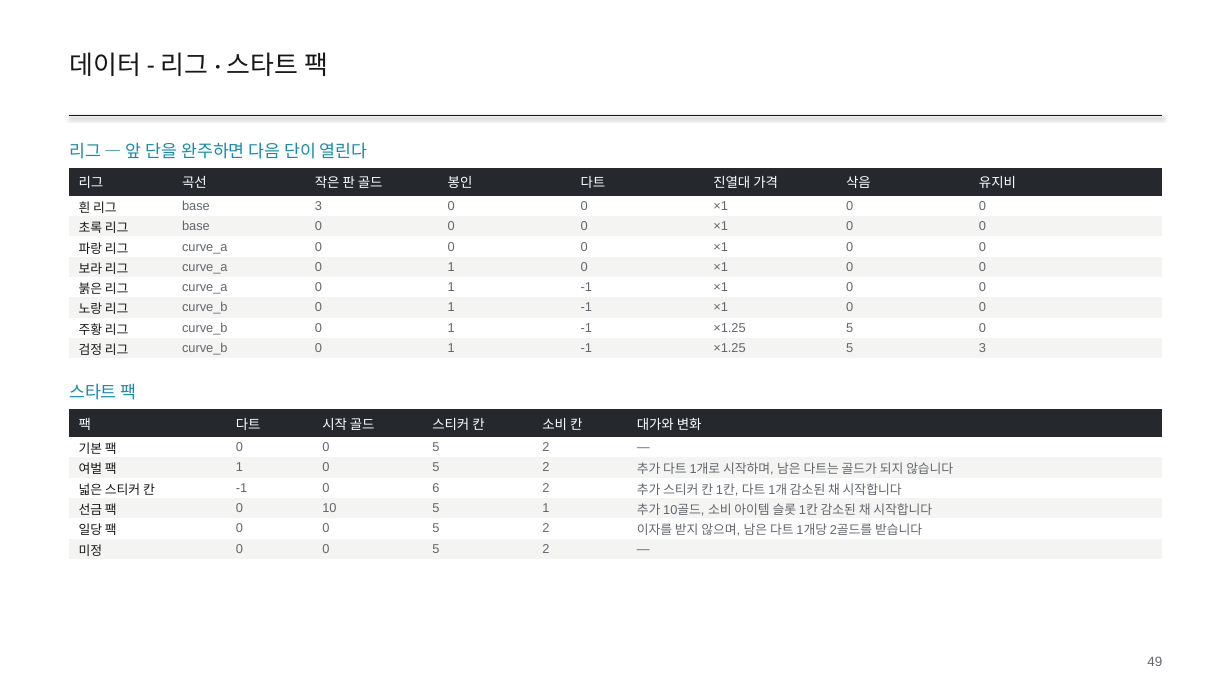
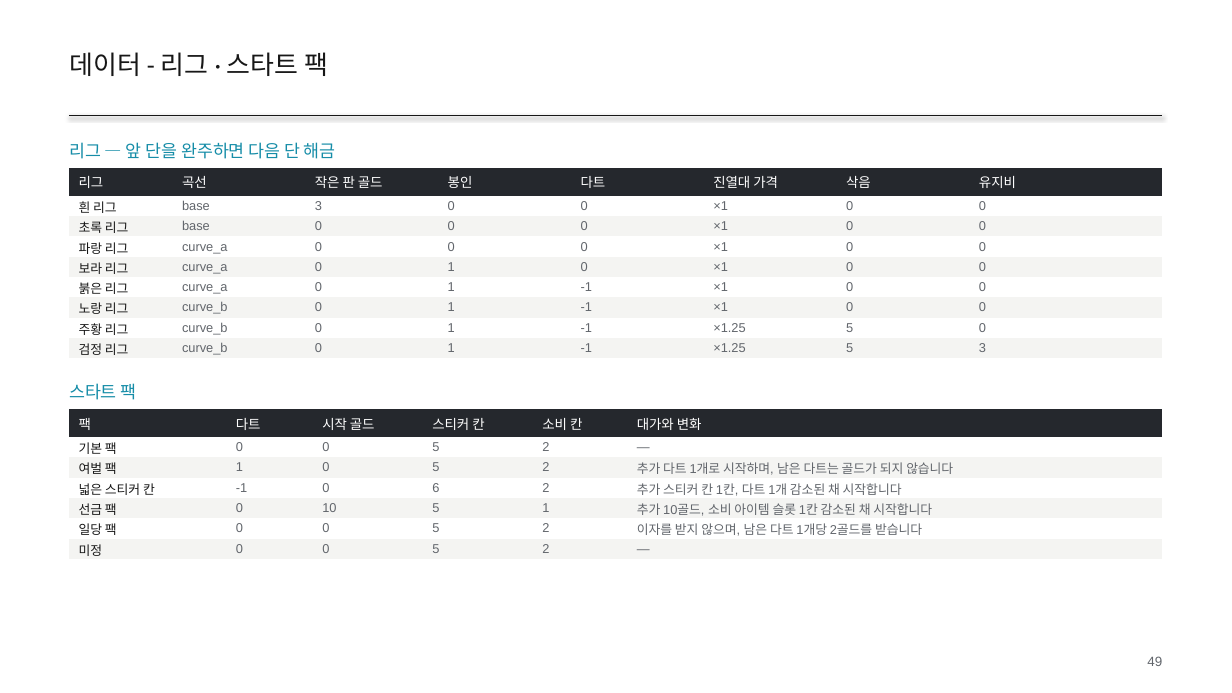
Before and after one commit to GGbong69/test-03, a slide deck: slide 49 of docs/HIGHTONE_기획서.pptx. Drawn at 1232x693 pixels with LibreOffice and Linux fonts; fonts in the diff are those of the drawing. Boxes give left, top, right and bottom in pixels: in the first picture for what was removed or moved away, otherwise in the second. Text is boxed around its words. In the diff, an @@ line names an element or a change of style, - is before the commit and + after.

```diff
--- a/docs/HIGHTONE_기획서.pptx
+++ b/docs/HIGHTONE_기획서.pptx
@@ text at [69,142,336,159]: text changed @@
-리그 — 앞 단을 완주하면 다음 단이 열린다
+리그 — 앞 단을 완주하면 다음 단 해금
```
Also in this commit, not shown: 16 other slides changed, 3 other files.
